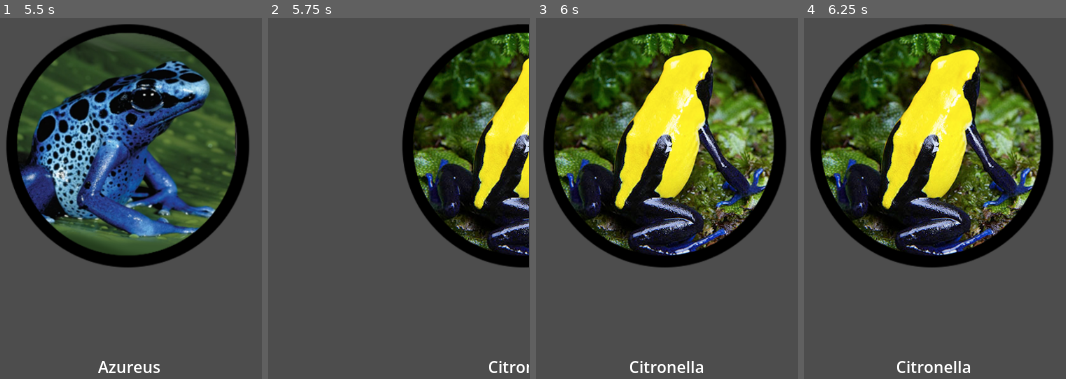
Above: before the commit, frames 1-4 (left to right).
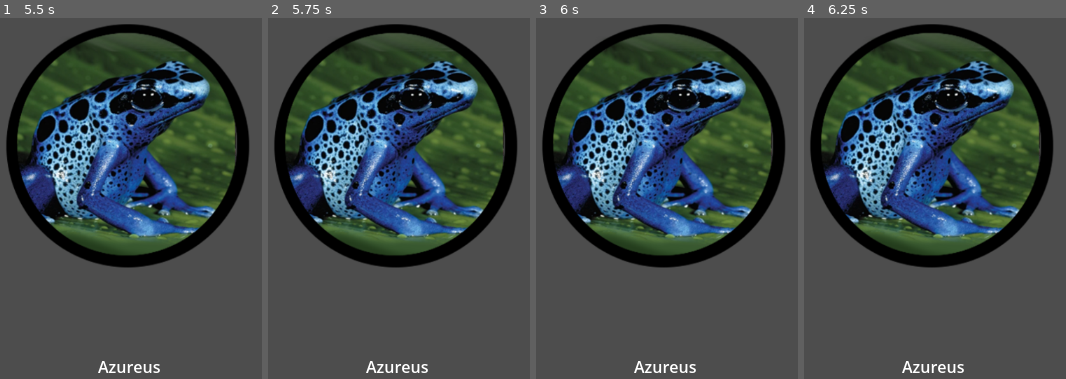
Above: after the commit, the same moments.

Repository: dbarkowsky/frog-demo
Game: Godot game, scene res://main.tscn
The game is run twice, just before and just after one commit, with the same random seed, the same clock (stepped at 60 frames per second) and the same inputs.
Inputs (mouse positions are in pixels of both pictures, inside the frame that each line leads up to):
- Up to frame 1 (5.5 s): click (128, 155) at 0.5 s; click (128, 155) at 1.25 s; click (128, 155) at 2 s; tap Enter at 2.75, 4.25 s; move the mouse to (outside the picture) at 2.77 s; click (outside the picture) at 2.92 s; tap Space at 3.5, 5 s; drag from (206, 357) to (outside the picture) at 3.52 s; move the mouse to (47, 191) at 4.27 s; click (47, 191) at 4.42 s; drag from (141, 274) to (47, 191) at 5.02 s
- Up to frame 2 (5.75 s): no input
- Up to frame 3 (6 s): move the mouse to (622, 137) at 5.77 s; click (622, 137) at 5.92 s
- Up to frame 4 (6.25 s): no input

Frame 1 is identical in both runs. In frame 2, 54% of the frame differs, in the area x 2-100%, y 1-99%; in frame 3, 39%; in frame 4, 38%.

Commit message:
populate 3-frog layout

Diff:
--- a/main.tscn
+++ b/main.tscn
@@ -2,25 +2,10 @@
 
 [ext_resource type="Script" uid="uid://do7qhww2kuvba" path="res://scripts/main.gd" id="1_ig7tw"]
 
-[node name="Node2D" type="Control" unique_id=1442086158]
+[node name="MainScreen" type="Control" unique_id=1442086158]
 custom_minimum_size = Vector2(270, 555)
 layout_mode = 3
 anchors_preset = 0
 size_flags_horizontal = 0
 size_flags_vertical = 3
 script = ExtResource("1_ig7tw")
-
-[node name="ScrollContainer" type="ScrollContainer" parent="." unique_id=1806159859]
-layout_mode = 0
-offset_right = 269.0
-offset_bottom = 559.0
-mouse_filter = 2
-mouse_force_pass_scroll_events = false
-horizontal_scroll_mode = 3
-vertical_scroll_mode = 0
-
-[node name="HBoxContainer" type="HBoxContainer" parent="ScrollContainer" unique_id=76535227]
-custom_minimum_size = Vector2(900, 0)
-layout_mode = 2
-size_flags_vertical = 3
-mouse_filter = 2
--- a/scripts/main.gd
+++ b/scripts/main.gd
@@ -1,11 +1,15 @@
 extends Control
 
 const FROG_TEMPLATE = preload("res://frog_page.tscn")
-@onready var scroll: ScrollContainer = $ScrollContainer
-@onready var container: HBoxContainer = $ScrollContainer/HBoxContainer
 
 var swipe_start: Vector2 = Vector2.ZERO
 var minimum_drag: float = 100.0
+
+var frog_list: Array
+# For all the following arrays,
+# it's intended that 0 = left, 1 = centre, 2 = right
+var instanceArray: Array
+var positionArray: Array
 
 func _input(event: InputEvent) -> void:
 		if event is InputEventScreenTouch:
@@ -16,34 +20,43 @@
 				if swipe_vector.length() >= minimum_drag:
 					if abs(swipe_vector.x) > abs(swipe_vector.y):
 						var tween = create_tween()
+						tween.set_parallel()
 						tween.set_trans(Tween.TRANS_QUAD)
 						tween.set_ease(Tween.EASE_OUT)
 						if swipe_vector.x > 0:
 							print("Swiped Right")
-							tween.tween_property(scroll, "scroll_horizontal", 0, 0.5)
+							#tween.tween_property(scroll, "scroll_horizontal", 0, 0.5)
 						else:
 							print("Swiped Left")
-							tween.tween_property(scroll, "scroll_horizontal", 450, 0.5)
+							#tween.tween_property(scroll, "scroll_horizontal", 450, 0.5)
 
 # Called when the node enters the scene tree for the first time.
 func _ready() -> void:
-	for child in container.get_children():
-		child.queue_free()
+	# Set up positions based on screen size
+	var screen_width = get_viewport_rect().size.x
+	positionArray.append(Vector2(-screen_width * 1.5, 0)) # Left
+	positionArray.append(Vector2(0, 0)) # Centre
+	positionArray.append(Vector2(screen_width * 1.5, 0)) # Right
+
 	# Load the json data that defines frog cards
-	var frog_list: Array = load_json_array("res://data/frog_data.json")
-	container.add_theme_constant_override("separation", 0)
+	frog_list = load_json_array("res://data/frog_data.json")
 	# Loop directly through each dictionary inside the JSON array
-	for frog_data in frog_list:
+	var positionIndex = 0
+	var frog_index = frog_list.size() - 1 # left is last frog in data
+	for i in range(3):
+		var frog_data = frog_list[frog_index]
+		frog_index = (frog_index + 1) % frog_list.size()
 		if typeof(frog_data) == TYPE_DICTIONARY:
 			# 1. Create a copy of the template
 			var new_frog = FROG_TEMPLATE.instantiate()
-			#var screen_size = get_viewport_rect().size
-			#new_frog.custom_minimum_size = screen_size
+			new_frog.global_position = positionArray[positionIndex]
+			positionIndex += 1
 			# 2. Add it to the tree so its @onready nodes initialize
-			container.add_child(new_frog)
+			add_child(new_frog)
 
 			# 3. Send the dictionary data into the template
 			new_frog.hydrate(frog_data)
+			instanceArray.append(new_frog)
 
 func load_json_array(file_path: String) -> Array:
 	if not FileAccess.file_exists(file_path):
